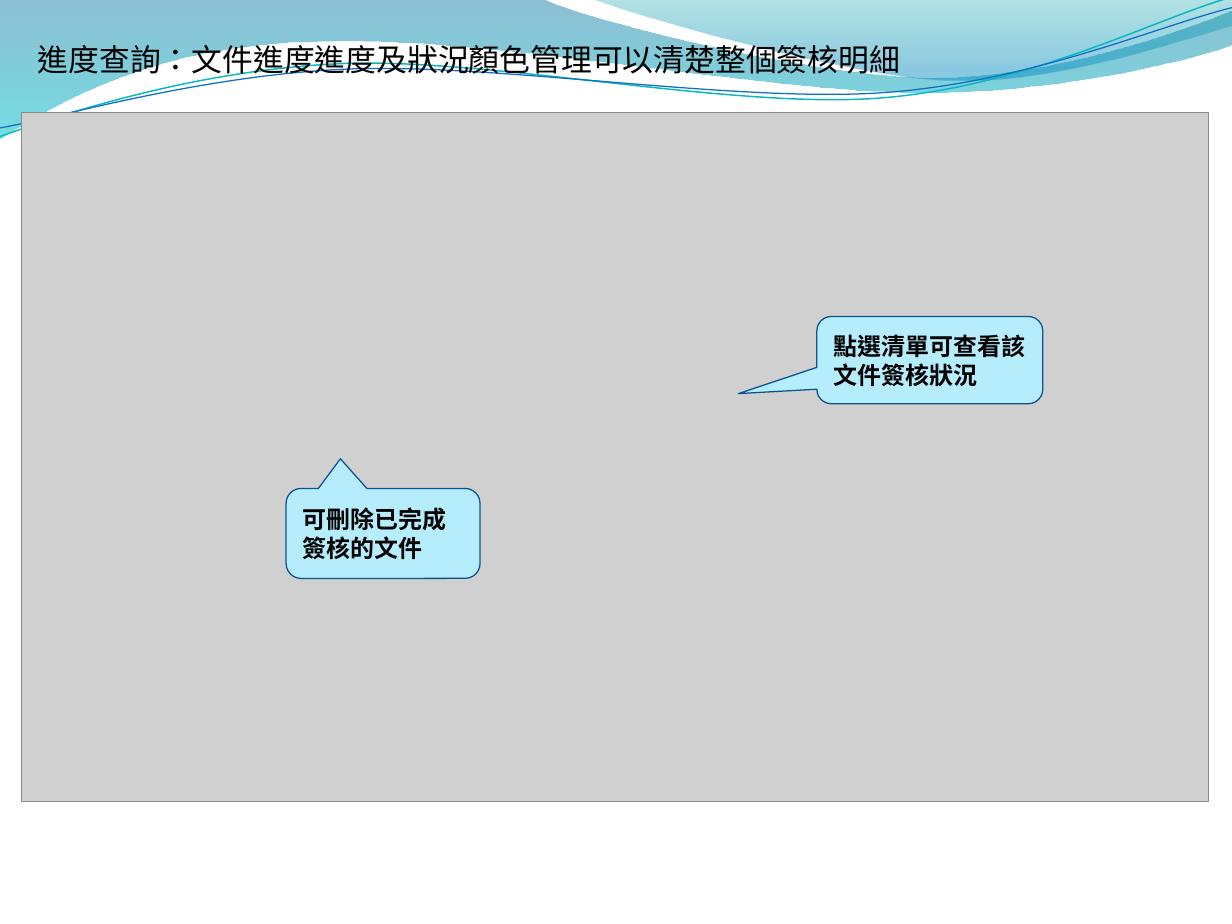
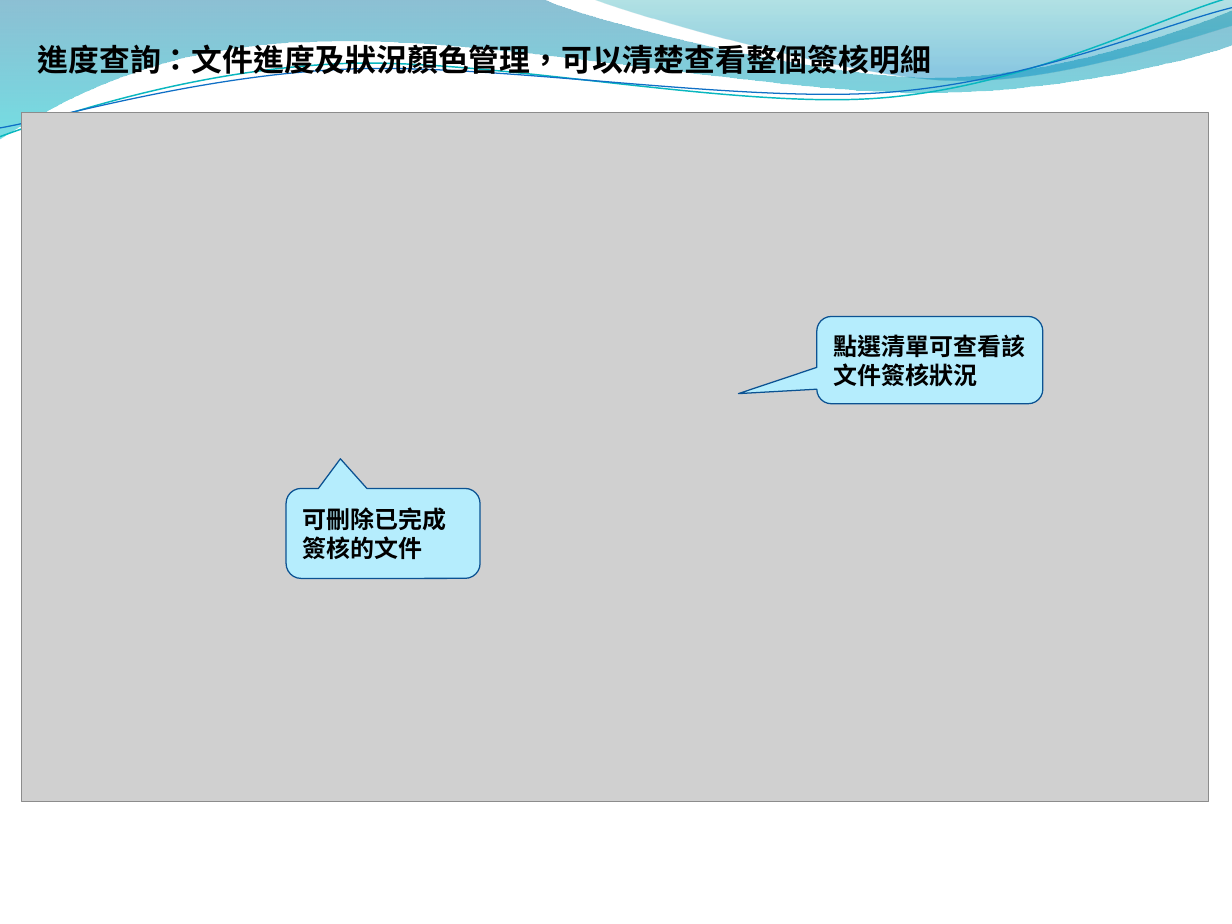
Before and after one commit to YanminHung/JavaWebProject, a slide deck: slide 10 of Report/小組簡報整合版.pptx. Drawn at 1232x924 pixels with LibreOffice and Linux fonts; fonts in the diff are those of the drawing; grey boxes stand for pictures; background and template pictures are left out. Boxes give left, top, right and bottom in pixels: in the first picture for what was removed or moved away, otherwise in the second. Text is boxed around its words. In the diff, an @@ line names an element or a change of style, - is before the commit and + after.

```diff
--- a/Report/小組簡報整合版.pptx
+++ b/Report/小組簡報整合版.pptx
@@ text at (38,40,931,80): text changed; bold on @@
-進度查詢：文件進度進度及狀況顏色管理可以清楚整個簽核明細
+進度查詢：文件進度及狀況顏色管理，可以清楚查看整個簽核明細
```
Also in this commit, not shown: 4 other slides changed.
